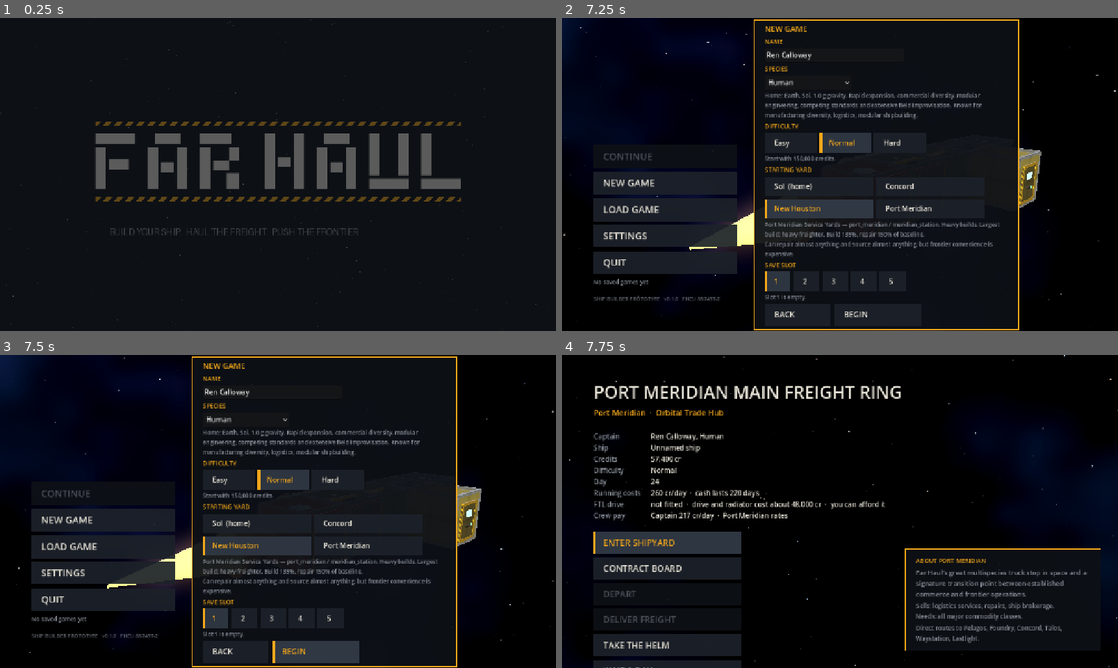
Above: before the commit, frames 1-4 (two rows, left to right).
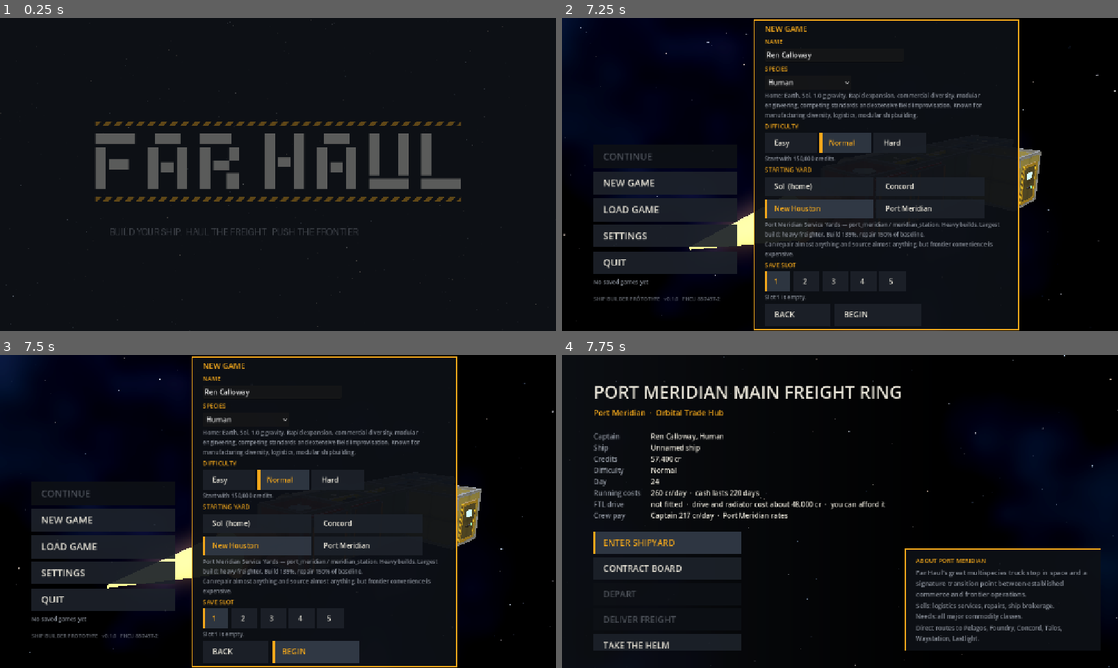
Above: after the commit, the same moments.

Repository: benjaminarthurt/FarHaul
Game: Godot game, scene res://scenes/boot.tscn
The game is run twice, just before and just after one commit, with the same random seed, the same clock (stepped at 60 frames per second) and the same inputs.
Inputs (mouse positions are in pixels of both pictures, inside the frame that each line leads up to):
- Up to frame 1 (0.25 s): no input
- Up to frame 2 (7.25 s): tap Enter at 0.5 s; move the mouse to (962, 158) at 0.52 s; hold Right 0.53-1.25 s; hold Ctrl 0.53-1.25 s; click (962, 158) at 0.67 s; tap Space at 0.77 s; click "NEW GAME" at 1.25 s; click "NEW GAME" at 2 s; click "Easy" at 2.75 s; click "Easy" at 3.5 s; click "Normal" at 4.25 s; click "Normal" at 5 s; click "New Houston" at 5.75 s; click "New Houston" at 6.5 s
- Up to frame 3 (7.5 s): click "BEGIN" at 7.25 s
- Up to frame 4 (7.75 s): no input

Frames 1-3 are identical in both runs. In frame 4, 0.2% of the frame differs, in the area x 0-56%, y 0-100%.

Commit message:
Fix the contract board opening off-screen
The dock was one column, and as rows and buttons were added the freight board (and the fly-empty list)
ended up below the bottom of the window: it opened, but out of sight. Both now open in a solid,
scrolling panel on the right, and the system card steps aside while it is open. The left column
scrolls (mouse wheel, or following keyboard focus) when the window is too short for the menu.
Also fixes the dock's shading and layout never getting their full-screen size.
tests/smoke_dock.gd checks the board is on screen and clickable. Web export rebuilt.

Co-Authored-By: Claude Opus 5.5 <noreply@anthropic.com>
Claude-Session: https://claude.ai/code/session_017WQZxixKYwD8gqsFUSbatN

Diff:
--- a/scripts/dock.gd
+++ b/scripts/dock.gd
@@ -18,7 +18,10 @@
 var run_btn: Button
 var fly_panel: PanelContainer
 var fly_list: VBoxContainer
+var side: PanelContainer      ## right-hand panel that shows the freight board or the fly-empty list
+var card: PanelContainer      ## the "about this system" card, hidden while the side panel is open
 var leaving := false
+const SIDE_LEFT := 470.0      ## where the side panel starts, clear of the menu buttons
 
 
 func _ready() -> void:
@@ -96,17 +99,23 @@
 	shade.expand_mode = TextureRect.EXPAND_IGNORE_SIZE
 	shade.mouse_filter = Control.MOUSE_FILTER_IGNORE
 	layer.add_child(shade)
-	shade.set_anchors_preset(Control.PRESET_FULL_RECT)
+	shade.set_anchors_and_offsets_preset(Control.PRESET_FULL_RECT)
 
 	var margin := MarginContainer.new()
 	margin.add_theme_constant_override("margin_left", 72)
 	margin.add_theme_constant_override("margin_top", 56)
 	margin.add_theme_constant_override("margin_bottom", 40)
 	layer.add_child(margin)
-	margin.set_anchors_preset(Control.PRESET_FULL_RECT)
+	margin.set_anchors_and_offsets_preset(Control.PRESET_FULL_RECT)
+	var left_scroll := ScrollContainer.new()   # a short window scrolls the column instead of cutting it off
+	left_scroll.horizontal_scroll_mode = ScrollContainer.SCROLL_MODE_DISABLED
+	left_scroll.vertical_scroll_mode = ScrollContainer.SCROLL_MODE_SHOW_NEVER   # the wheel scrolls it; no bar across the ship
+	left_scroll.follow_focus = true   # keyboard focus on a button below the fold scrolls it into view
+	margin.add_child(left_scroll)
 	var col := VBoxContainer.new()
 	col.add_theme_constant_override("separation", 8)
-	margin.add_child(col)
+	col.size_flags_horizontal = Control.SIZE_EXPAND_FILL
+	left_scroll.add_child(col)
 
 	var w := Worlds.world(Session.system_id())
 	var current_port := Session.port()
@@ -190,19 +199,36 @@
 	status.add_theme_font_size_override("font_size", 13)
 	col.add_child(status)
 	yard_btn.tooltip_text = "The shipyard is where you build and fit your ship. It is only open at a yard like this one."
+	# The freight board and the fly-empty list open in a scrolling panel on the right, so they are on
+	# screen however long the menu is.
+	side = PanelContainer.new()
+	side.visible = false
+	var solid := Brand.panel_box().duplicate() as StyleBoxFlat
+	solid.bg_color.a = 1.0      # solid, so the dock text behind does not show through
+	side.add_theme_stylebox_override("panel", solid)
+	layer.add_child(side)
+	side.set_anchors_preset(Control.PRESET_FULL_RECT)
+	side.offset_left = SIDE_LEFT
+	side.offset_top = 40
+	side.offset_right = -40
+	side.offset_bottom = -40
+	var side_scroll := ScrollContainer.new()
+	side_scroll.horizontal_scroll_mode = ScrollContainer.SCROLL_MODE_DISABLED
+	side.add_child(side_scroll)
+	var side_col := VBoxContainer.new()
+	side_col.size_flags_horizontal = Control.SIZE_EXPAND_FILL
+	side_scroll.add_child(side_col)
 	contract_panel = PanelContainer.new()
 	contract_panel.visible = false
-	contract_panel.add_theme_stylebox_override("panel", Brand.panel_box())
-	contract_panel.custom_minimum_size = Vector2(520, 0)
-	col.add_child(contract_panel)
+	contract_panel.add_theme_stylebox_override("panel", StyleBoxEmpty.new())
+	side_col.add_child(contract_panel)
 	contract_list = VBoxContainer.new()
 	contract_list.add_theme_constant_override("separation", 4)
 	contract_panel.add_child(contract_list)
 	fly_panel = PanelContainer.new()
 	fly_panel.visible = false
-	fly_panel.add_theme_stylebox_override("panel", Brand.panel_box())
-	fly_panel.custom_minimum_size = Vector2(520, 0)
-	col.add_child(fly_panel)
+	fly_panel.add_theme_stylebox_override("panel", StyleBoxEmpty.new())
+	side_col.add_child(fly_panel)
 	fly_list = VBoxContainer.new()
 	fly_list.add_theme_constant_override("separation", 4)
 	fly_panel.add_child(fly_list)
@@ -210,9 +236,10 @@
 	note.custom_minimum_size = Vector2(380, 0)
 	col.add_child(note)
 
-	var card := PanelContainer.new()
+	card = PanelContainer.new()
 	card.add_theme_stylebox_override("panel", Brand.panel_box())
 	layer.add_child(card)
+	layer.move_child(card, side.get_index())   # under the side panel
 	card.set_anchors_and_offsets_preset(Control.PRESET_BOTTOM_RIGHT, Control.PRESET_MODE_MINSIZE, 40)
 	card.grow_horizontal = Control.GROW_DIRECTION_BEGIN
 	card.grow_vertical = Control.GROW_DIRECTION_BEGIN
@@ -300,6 +327,8 @@
 		status.text = "No one will give a bankrupt captain freight."
 		return
 	contract_panel.visible = not contract_panel.visible
+	fly_panel.visible = false
+	_sync_side()
 	for child in contract_list.get_children():
 		child.queue_free()
 	if not contract_panel.visible:
@@ -335,8 +364,15 @@
 				ShipStats.commas(int(c.rate)), ShipStats.commas(roundi(float(c.offer) * float(c.rate))),
 				"  ·  due in %.0f days" % float(c.deadline_days) if c.has("sim_contract") else ""]
 		Brand.style_button(line, 14)
+		line.autowrap_mode = TextServer.AUTOWRAP_WORD_SMART
 		line.pressed.connect(func() -> void: _accept(c))
 		contract_list.add_child(line)
+
+
+## One panel at a time on the right; the system card shows when neither is open.
+func _sync_side() -> void:
+	side.visible = contract_panel.visible or fly_panel.visible
+	card.visible = not side.visible
 
 
 func _accept(c: Dictionary) -> void:
@@ -400,6 +436,8 @@
 
 func _show_destinations() -> void:
 	fly_panel.visible = not fly_panel.visible
+	contract_panel.visible = false
+	_sync_side()
 	for child in fly_list.get_children():
 		child.queue_free()
 	if not fly_panel.visible or Session.sim == null:
@@ -419,6 +457,7 @@
 		line.text = "%s\n%.2f ly  ·  %.1f days  ·  about %s cr  ·  %s" % [Worlds.system(sid).get("name", sid), float(o.ly), float(o.days),
 				ShipStats.commas(roundi(float(o.cost))), "%d freight posted" % int(o.freight) if int(o.freight) > 0 else "no freight posted"]
 		Brand.style_button(line, 14)
+		line.autowrap_mode = TextServer.AUTOWRAP_WORD_SMART
 		line.pressed.connect(func() -> void: _fly(sid))
 		fly_list.add_child(line)
 
@@ -436,6 +475,7 @@
 		line.text = "%s\n%.1f km/s  ·  %d h  ·  about %s cr  ·  %s" % [o.name, float(o.dv_kms), int(o.hours), ShipStats.commas(roundi(float(o.cost))),
 				"%d jobs posted" % int(o.jobs) if int(o.jobs) > 0 else "no jobs posted"]
 		Brand.style_button(line, 14)
+		line.autowrap_mode = TextServer.AUTOWRAP_WORD_SMART
 		line.pressed.connect(func() -> void: _hop(sid))
 		fly_list.add_child(line)
 
--- /dev/null
+++ b/tests/smoke_dock.gd
@@ -0,0 +1,38 @@
+extends SceneTree
+## The dock's freight board and fly-empty list open on screen (they used to be pushed below the window by
+## the menu). Run: godot --headless --path . --script res://tests/smoke_dock.gd
+var fails := 0
+func check(ok: bool, msg: String) -> void:
+	print(("  ok   " if ok else "  FAIL ") + msg)
+	if not ok:
+		fails += 1
+func _initialize() -> void:
+	SaveSlots.dir = "user://test_saves_dock"
+	process_frame.connect(_run, CONNECT_ONE_SHOT)
+func _run() -> void:
+	Session.begin_new(3, "Ren", "human", "normal", "roosevelt_independent_yards")
+	var d: Node = load("res://scenes/dock.tscn").instantiate()
+	root.add_child(d)
+	await process_frame
+	await process_frame
+	var vp := root.get_viewport().get_visible_rect()
+	d._show_contracts()
+	await process_frame
+	await process_frame
+	var jobs := 0
+	for c in d.contract_list.get_children():
+		if c is Button:
+			jobs += 1
+	check(d.side.visible and d.contract_panel.visible and jobs > 0, "the board opens with %d jobs" % jobs)
+	check(vp.encloses(d.side.get_global_rect()), "the board is on screen (%s in %s)" % [d.side.get_global_rect(), vp])
+	check(not d.card.visible, "the system card steps aside")
+	var first: Control = d.contract_list.get_child(d.contract_list.get_child_count() - jobs)
+	check(vp.has_point(first.get_global_rect().get_center()), "the first job can be clicked (%s)" % first.get_global_rect())
+	d._show_destinations()
+	await process_frame
+	check(d.fly_panel.visible and not d.contract_panel.visible and vp.encloses(d.side.get_global_rect()), "fly empty replaces the board, on screen")
+	d._show_destinations()
+	await process_frame
+	check(not d.side.visible and d.card.visible, "closing it brings the card back")
+	print("DONE fails=", fails)
+	quit(1 if fails > 0 else 0)
Not shown, added: tests/smoke_dock.gd.uid
Not shown, changed: site/play/index.html
Not shown, changed: site/play/index.pck
